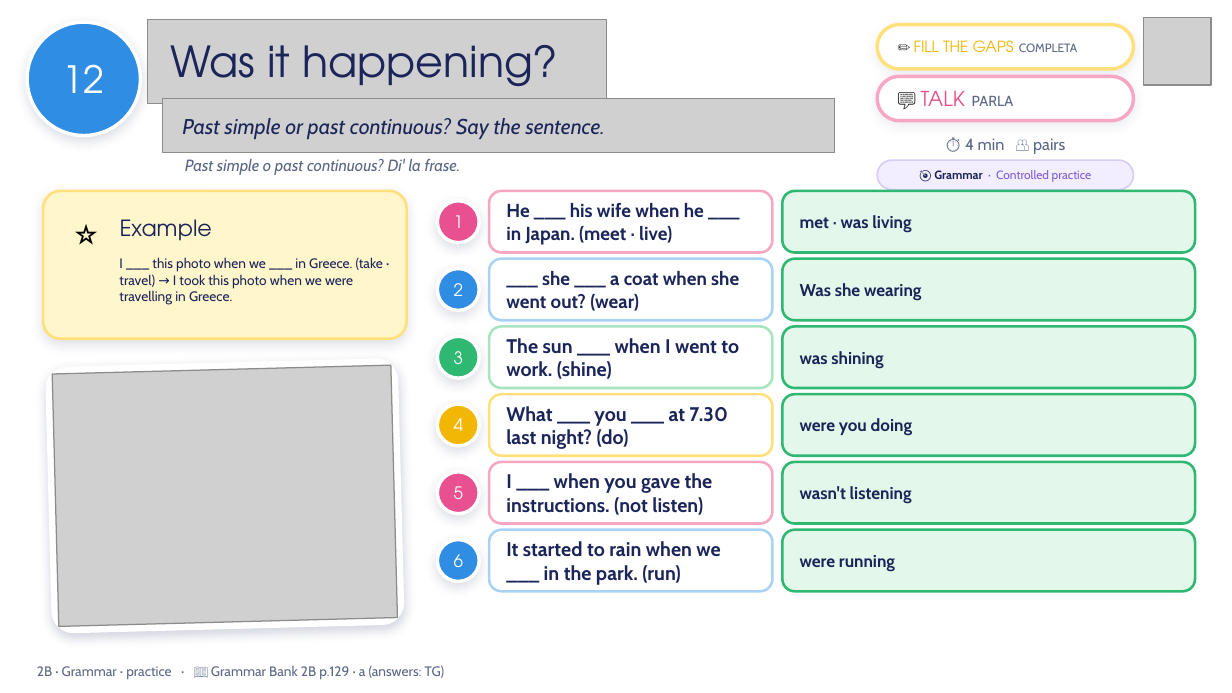
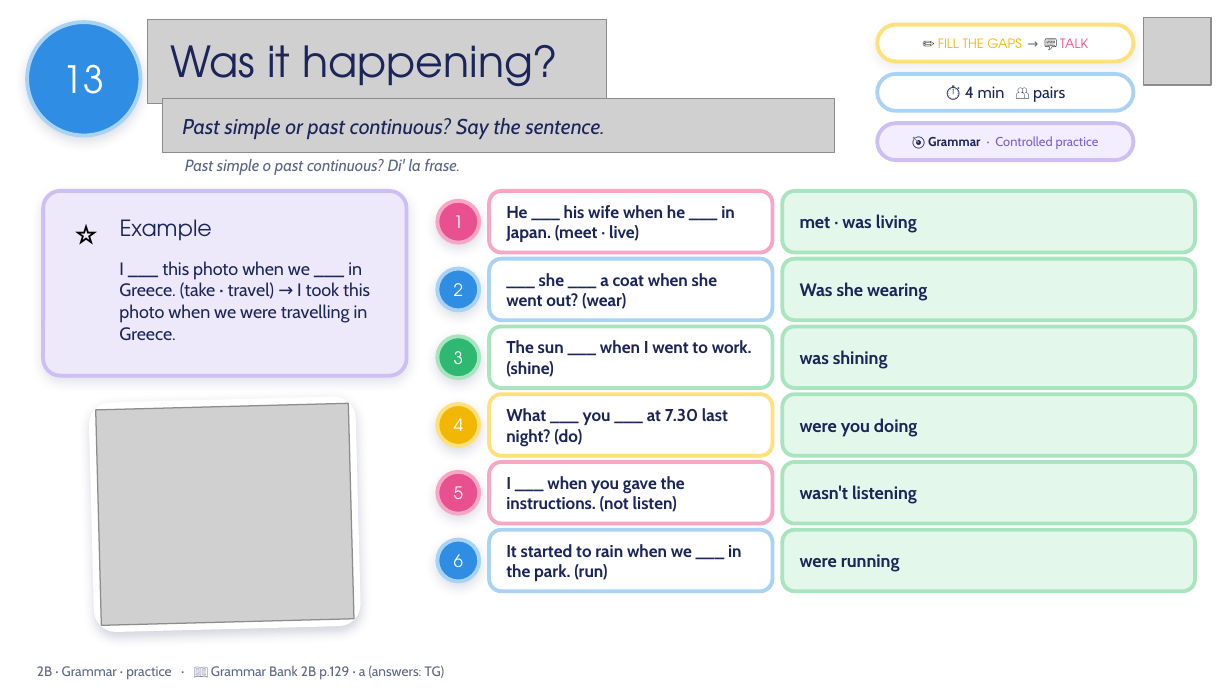
Before and after one commit to londonlanguageschool/Bagheria-, a slide deck: slide 13 of materials/A2/A2_2B_Thats_me_in_the_picture_v3.pptx (slide 12 before the commit). Drawn at 1232x693 pixels with LibreOffice and Linux fonts; fonts in the diff are those of the drawing; grey boxes stand for pictures; background and template pictures are left out. Boxes give left, top, right and bottom in pixels: in the first picture for what was removed or moved away, otherwise in the second. Text is boxed around its words. In the diff, an @@ line names an element or a change of style, - is before the commit and + after.

```diff
--- a/materials/A2/A2_2B_Thats_me_in_the_picture_v3.pptx
+++ b/materials/A2/A2_2B_Thats_me_in_the_picture_v3.pptx
@@ outline #FFFFFF 2 pt to #A9D3F5 2.25 pt in 3 elements at bbox=[437, 269, 479, 310], bbox=[437, 540, 479, 582], bbox=[27, 22, 140, 136] @@
@@ rounded rectangle "✏️ FILL THE GAPS → ...": place and size @@
-rounded rectangle "✏️ FILL THE GAPS → ..." at bbox=[877, 25, 1133, 69]
+rounded rectangle "✏️ FILL THE GAPS → ..." at bbox=[877, 25, 1133, 62]
@@ rounded rectangle "✏️ FILL THE GAPS → ..." at bbox=[877, 25, 1133, 62]: outline #FFE07A 2 pt to #FFE07A 2.25 pt @@
@@ text in rounded rectangle at bbox=[922, 38, 1088, 48]: text changed; size 9 to 7.5 pt @@
-✏️ FILL THE GAPS COMPLETA
+✏️ FILL THE GAPS → 💬 TALK
@@ text in ellipse at bbox=[63, 64, 105, 94]: text changed @@
-12
+13
@@ rounded rectangle "⏱ 4 min 👥 pairs": place and size @@
-rounded rectangle "⏱ 4 min 👥 pairs" at bbox=[965, 138, 1065, 154]
+rounded rectangle "⏱ 4 min 👥 pairs" at bbox=[877, 74, 1133, 111]
@@ rounded rectangle "⏱ 4 min 👥 pairs" at bbox=[877, 74, 1133, 111]: text colour #5B6785 to #1B2559; fill none to #FFFFFF; outline none to #A9D3F5 2.25 pt @@
@@ rounded rectangle removed at bbox=[877, 76, 1133, 121] @@
-💬 TALK PARLA
@@ rounded rectangle "🎯 Grammar · Controlled practice": place and size @@
-rounded rectangle "🎯 Grammar · Controlled practice" at bbox=[877, 160, 1133, 190]
+rounded rectangle "🎯 Grammar · Controlled practice" at bbox=[877, 123, 1133, 160]
@@ rounded rectangle "🎯 Grammar · Controlled practice" at bbox=[877, 123, 1133, 160]: size 7 to 7.5 pt; outline #D9CCF5 1 pt to #CDBFF3 2.25 pt; proportions changed @@
@@ rounded rectangle: place and size @@
-rounded rectangle at bbox=[43, 191, 407, 339]
+rounded rectangle at bbox=[43, 191, 407, 376]
@@ rounded rectangle at bbox=[43, 191, 407, 376]: fill #FFF6CC to #EEE8FB; outline #FFE07A 1.5 pt to #CDBFF3 2.25 pt; proportions changed @@
@@ ellipse "1" at bbox=[437, 201, 479, 243]: outline #FFFFFF 2 pt to #F7A6C4 2.25 pt @@
@@ rounded rectangle "He ___ his wife when ..." at bbox=[489, 191, 772, 253]: size 11 to 10 pt; outline #F7A6C4 1.5 pt to #F7A6C4 2.25 pt @@
@@ text "I ___ this photo when ..." at bbox=[119, 261, 370, 341]: size 8 to 10.5 pt @@
@@ rounded rectangle "___ she ___ a coat ..." at bbox=[489, 259, 772, 320]: size 11 to 10 pt; outline #A9D3F5 1.5 pt to #A9D3F5 2.25 pt @@
@@ rounded rectangle "The sun ___ when I ..." at bbox=[489, 326, 772, 388]: size 11.5 to 10 pt; outline #A8E5BE 1.5 pt to #A8E5BE 2.25 pt @@
@@ ellipse "3" at bbox=[437, 336, 479, 378]: outline #FFFFFF 2 pt to #A8E5BE 2.25 pt @@
@@ rounded rectangle: place and size @@
-rounded rectangle at bbox=[46, 359, 404, 633]
+rounded rectangle at bbox=[89, 397, 360, 632]
@@ rounded rectangle at bbox=[89, 397, 360, 632]: proportions changed @@
@@ picture: place and size @@
-picture at bbox=[52, 365, 397, 627]
+picture at bbox=[96, 403, 354, 625]
@@ ellipse "4" at bbox=[437, 404, 479, 446]: outline #FFFFFF 2 pt to #FFE07A 2.25 pt @@
@@ rounded rectangle "What ___ you ___ at ..." at bbox=[489, 394, 772, 456]: size 11.5 to 10 pt; outline #FFE07A 1.5 pt to #FFE07A 2.25 pt @@
@@ ellipse "5" at bbox=[437, 472, 479, 514]: outline #FFFFFF 2 pt to #F7A6C4 2.25 pt @@
@@ rounded rectangle "I ___ when you gave ..." at bbox=[489, 462, 772, 524]: size 11.5 to 10 pt; outline #F7A6C4 1.5 pt to #F7A6C4 2.25 pt @@
@@ rounded rectangle "It started to rain when ..." at bbox=[489, 530, 772, 591]: size 11.5 to 10 pt; outline #A9D3F5 1.5 pt to #A9D3F5 2.25 pt @@
@@ size 10 to 10.5 pt; outline #2EB872 1.5 pt to #A8E5BE 2.25 pt in 6 elements at bbox=[782, 191, 1195, 253], bbox=[782, 259, 1195, 320], bbox=[782, 326, 1195, 388], bbox=[782, 394, 1195, 456], bbox=[782, 462, 1195, 524], bbox=[782, 530, 1195, 591] @@
```
Also in this commit, not shown: 17 other slides changed, 3 slides added, 1 slide removed, 24 other files.
